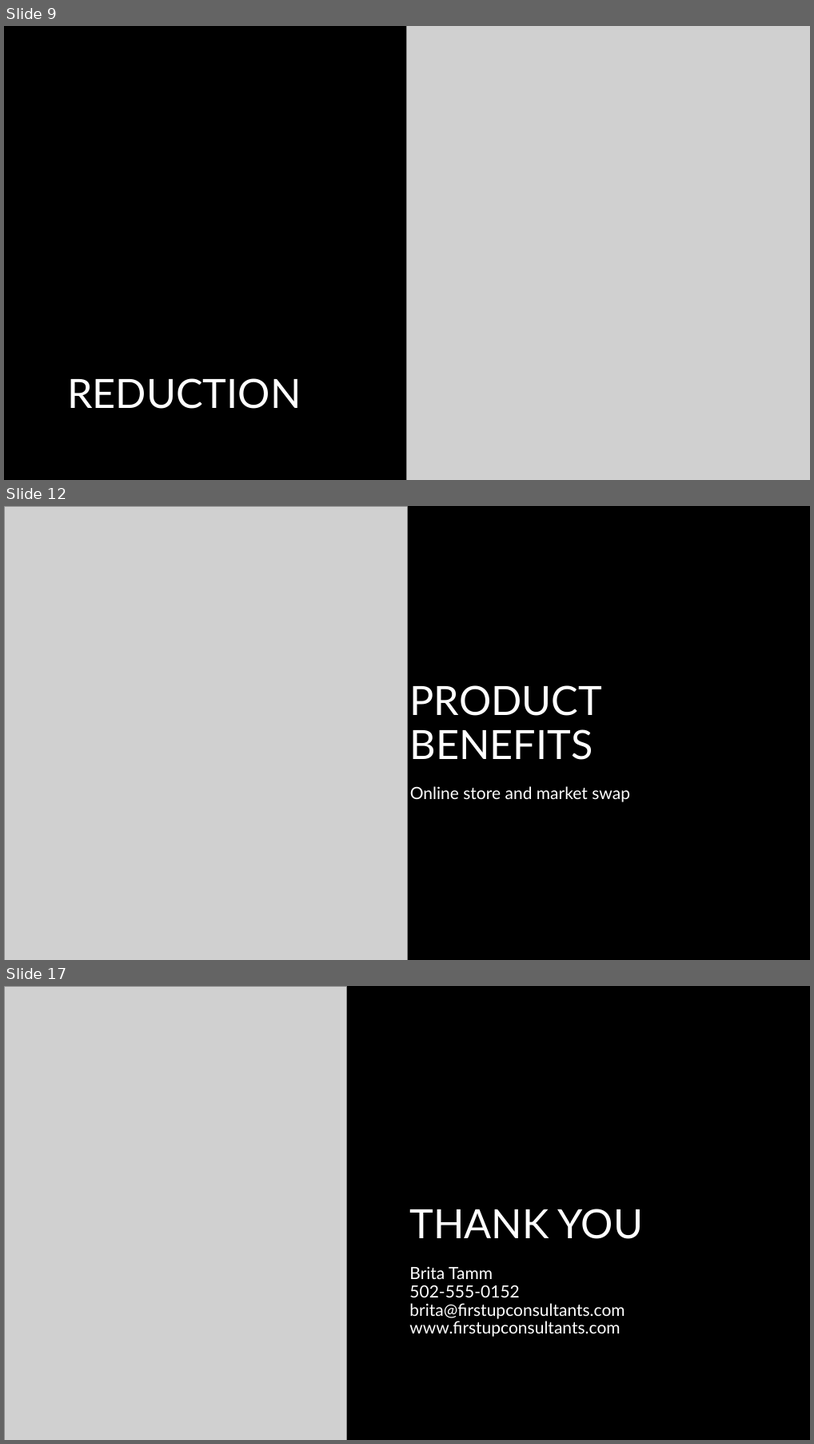
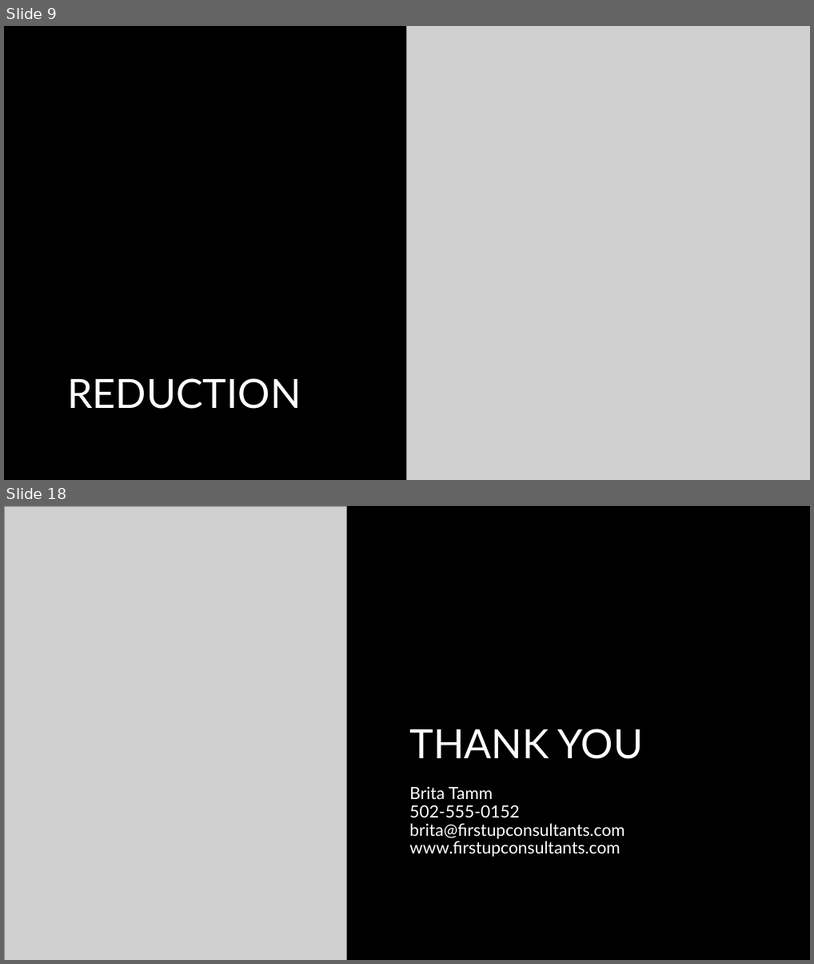
Before and after one commit to PictureOfGray/CS412-Team-NAME, a slide deck: presentations/TeamNAMETSP.pptx. Shown one above the other, each under a label of ours: slides 9, 12 and 17 before the commit, slides 9 and 18 after it; the slides between them are not shown. The pictures are 814x1444 and 814x964 pixels, drawn with LibreOffice and Linux fonts; fonts in the diff are those of the drawing; grey boxes stand for pictures; background and template pictures are left out. Boxes give left, top, right and bottom in pixels: in the first picture for what was removed or moved away, otherwise in the second. Text is boxed around its words. In the diff, an @@ line names an element or a change of style, - is before the commit and + after.

```diff
--- a/presentations/TeamNAMETSP.pptx
+++ b/presentations/TeamNAMETSP.pptx
@@ slide 12 removed at [4, 506, 810, 960], background #000000 @@
@@ picture removed at [4, 506, 407, 960] @@
@@ title removed at [410, 685, 602, 760] @@
-PRODUCT BENEFITS
@@ text removed at [410, 786, 630, 802] @@
-Online store and market swap
@@ what was slide 17 is now slide 18 @@
```
Also in this commit, not shown: 3 slides changed, 8 slides added, 6 other slides removed, 2 other files.
